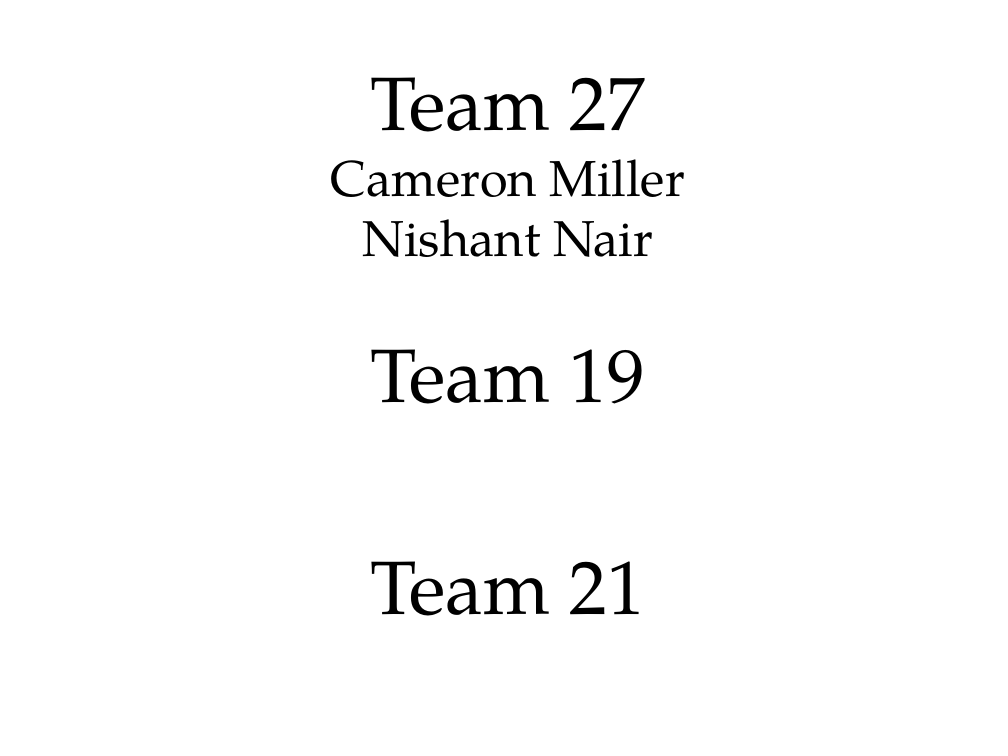
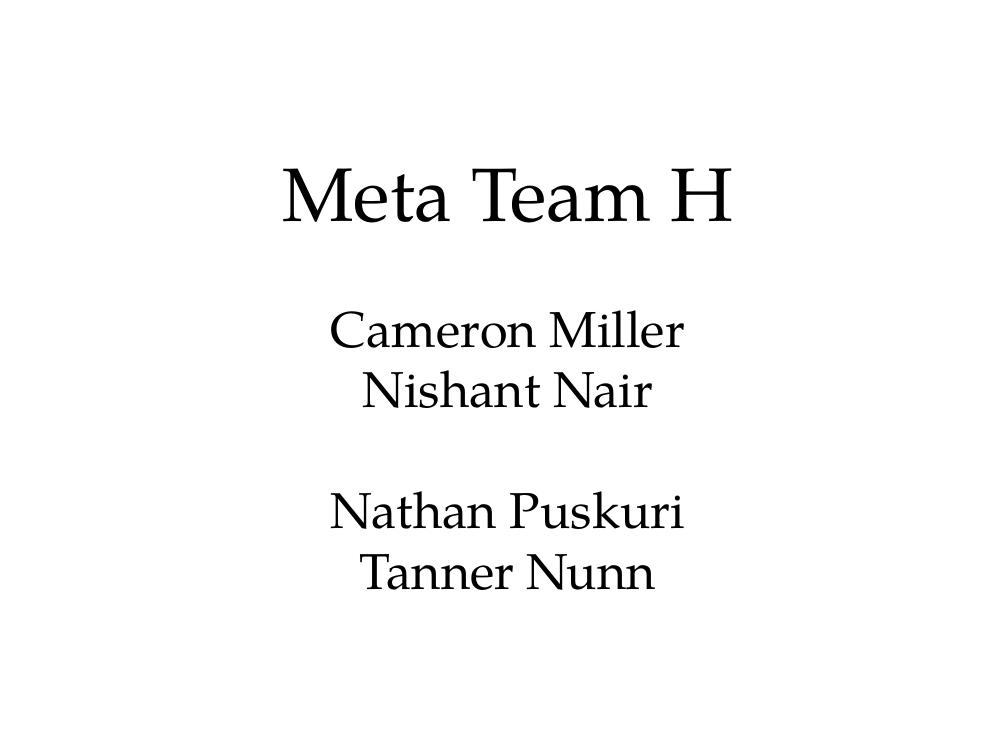
Before and after one commit to texas-robocamp/texas-robocamp.github.io, a slide deck: slide 11 of forms/robocamp_rows.odp (slide 7 before the commit). Drawn at 1008x756 pixels with LibreOffice and Linux fonts; fonts in the diff are those of the drawing; background and template pictures are left out. Boxes give left, top, right and bottom in pixels: in the first picture for what was removed or moved away, otherwise in the second. Text is boxed around its words. In the diff, an @@ line names an element or a change of style, - is before the commit and + after.

```diff
--- a/forms/robocamp_rows.odp
+++ b/forms/robocamp_rows.odp
@@ text at bbox=[282, 168, 733, 223]: text changed @@
-Team 27
+Meta Team H
@@ text at bbox=[331, 491, 685, 590]: text changed; size 54 to 36 pt @@
-Team 19
-Team 21
+Nathan Puskuri
+Tanner Nunn
```
Also in this commit, not shown: 6 other slides changed, 2 slides added, 1 slide removed, 8 other files.
